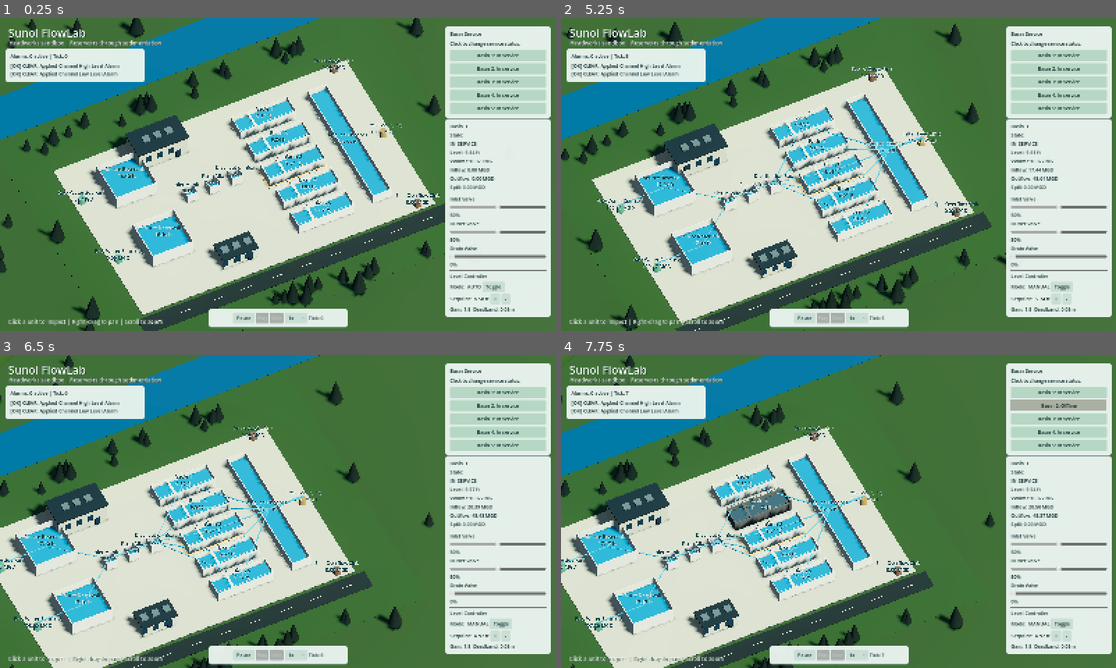
Above: before the commit, frames 1-4 (two rows, left to right).
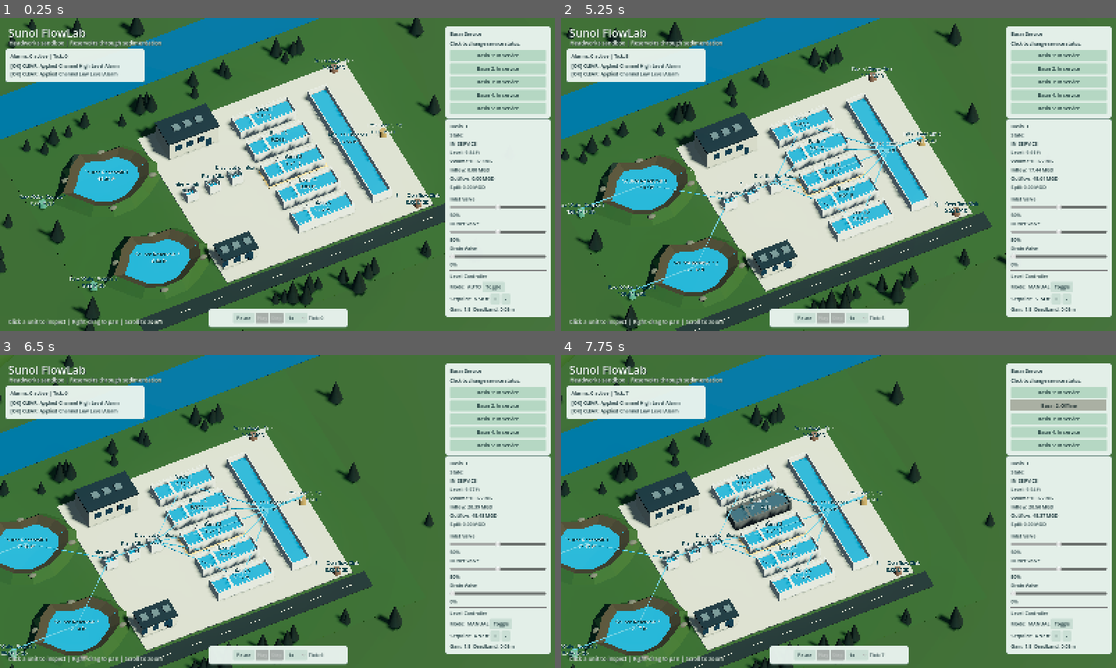
Above: after the commit, the same moments.

Repository: boxwrench/Sunol-Flowlab
Game: Godot game, scene res://scenes/plant/headworks_area.tscn
Two runs of this game, one before a commit and one after it. Both use one fixed random seed, a clock stepped at 60 frames per second and the inputs below.
Inputs (mouse positions are in pixels of both pictures, inside the frame that each line leads up to):
- Up to frame 1 (0.25 s): no input
- Up to frame 2 (5.25 s): click "1x" at 0.5 s; click "Toggle" at 1.25 s; click "+" at 2 s; click "-" at 2.75 s; click "Basin 1: In service" at 3.5 s; click "Basin 1: Offline" at 4.25 s; tap Enter at 5 s; move the mouse to (960, 158) at 5.02 s; hold D from 5.03 s (still down); hold Shift from 5.03 s (still down); click (960, 158) at 5.17 s
- Up to frame 3 (6.5 s): release D at 5.75 s; release Shift at 5.75 s; tap Enter at 5.75 s; drag from (166, 527) to (249, 574) at 5.77 s
- Up to frame 4 (7.75 s): click "Basin 2: In service" at 6.5 s; click "Basin 2: Offline" at 7.25 s

The runs differ from the first frame. In frame 1, 10% of the frame differs, in the area x 3-79%, y 13-96%; in frame 2, 10%, in the area x 0-75%, y 16-98%; in frame 3, 9.0%; in frame 4, 9.0%.

Commit message:
fix: show the source reservoirs as lakes with natural banks
The user clarified that the raw-water reservoirs are lakes. Their existing presentation-map mesh_path now explicitly selects a native lake scene with an irregular bed, low sloping earth banks, shore rocks and snapshot-driven water. The concrete plant apron stops beside the lakes. The shared unit adapter remains the only level-mapping authority; the new geometry class does not read the engine or calculate volume/flow. Refreshed the running/offline screenshots and reopened the playable preview.

No unit-ID substring/capacity classification selects the lake shape. No hydraulic fields, schemas, storage capacities, initial conditions, flow/control behavior or downstream stages changed. WP4.7 remains open. Changed files and display scales are recorded in docs/HEADWORKS_VISUAL_PREVIEW.md and docs/PRESENTATION_MAPPING.md.

Executed full GUT output (before the final shore-height adjustment):
Scripts              34
Tests               110
Passing Tests       110
Asserts           513421
Time              170.195s
---- All tests passed! ----
Loaded test-script count: 34
Verified 34 of 34 test scripts; Godot exit status 0.
Total collected 110; passed 110; failed 0.

After the final geometry adjustment, the relevant presentation suite executed:
Scripts               2
Tests                 9
Passing Tests         9
Asserts              92
Time              0.496s
Verified 2 of 2 test scripts; Godot exit status 0.
Total collected 9; passed 9; failed 0.

Schema validation accepted 17 valid plant JSON files and rejected 6 invalid fixtures, exit 0. Graphical captures at ticks 120/200 saved successfully; real viewport picking passed. Screenshot review caught and fixed mesh winding and water spilling visually outside the banks before delivery. File endings and git diff --check verified. CI runs the final full suite on this commit. Remaining limits: illustrative reservoir geography/visual depth, existing shutdown cleanup diagnostics (4,937 instances/6 resources in full tests; 129/6 in the scene), no new downstream stages or hydraulic modeling.

Diff:
--- a/config/plants/phase3_headworks/presentation_map.json
+++ b/config/plants/phase3_headworks/presentation_map.json
@@ -3,23 +3,25 @@
   "units": [
     {
       "unit_id": "EXTERNAL_SOURCE_01",
-      "position_m": [-38, 0, -13],
+      "position_m": [-47, 0, -16],
       "rotation_deg": [0.0, 0.0, 0.0]
     },
     {
       "unit_id": "EXTERNAL_SOURCE_02",
-      "position_m": [-38, 0, 7],
+      "position_m": [-47, 0, 12],
       "rotation_deg": [0.0, 0.0, 0.0]
     },
     {
       "unit_id": "RESERVOIR_01",
-      "position_m": [-26, 0, -13],
-      "rotation_deg": [0.0, 0.0, 0.0]
+      "position_m": [-30, 0, -16],
+      "rotation_deg": [0.0, 0.0, 0.0],
+      "mesh_path": "res://scenes/process_units/reservoirs/lake_reservoir.tscn"
     },
     {
       "unit_id": "RESERVOIR_02",
-      "position_m": [-26, 0, 7],
-      "rotation_deg": [0.0, 0.0, 0.0]
+      "position_m": [-30, 0, 12],
+      "rotation_deg": [0.0, 0.0, 0.0],
+      "mesh_path": "res://scenes/process_units/reservoirs/lake_reservoir.tscn"
     },
     {
       "unit_id": "MANIFOLD_01",
--- /dev/null
+++ b/scenes/process_units/reservoirs/lake_reservoir.tscn
@@ -0,0 +1,6 @@
+[gd_scene load_steps=2 format=3]
+
+[ext_resource type="Script" path="res://scripts/presentation/headworks/headworks_lake_visual.gd" id="1_lake"]
+
+[node name="LakeReservoir" type="Node3D"]
+script = ExtResource("1_lake")
--- /dev/null
+++ b/scripts/presentation/headworks/headworks_lake_visual.gd
@@ -0,0 +1,76 @@
+class_name HeadworksLakeVisual
+extends Node3D
+
+# Native, static shoreline geometry. The parent unit adapter alone applies levels.
+const VISUAL_SIZE := Vector3(26, 1.6, 22)
+var water_mesh: MeshInstance3D
+
+func _ready() -> void:
+    var bed := SurfaceTool.new()
+    var banks := SurfaceTool.new()
+    var water := SurfaceTool.new()
+    bed.begin(Mesh.PRIMITIVE_TRIANGLES)
+    banks.begin(Mesh.PRIMITIVE_TRIANGLES)
+    water.begin(Mesh.PRIMITIVE_TRIANGLES)
+    var shoreline: Array[Vector3] = []
+    for i in range(14):
+        var angle := TAU * float(i) / 14.0
+        var radius := 1.0 + 0.08 * sin(i * 2.1) + 0.06 * cos(i * 3.7)
+        shoreline.append(Vector3(cos(angle) * 11.0 * radius, 0, sin(angle) * 8.8 * radius))
+    for i in range(shoreline.size()):
+        var a := shoreline[i]
+        var b := shoreline[(i + 1) % shoreline.size()]
+        var inner_a := a * 0.6
+        var inner_b := b * 0.6
+        var crest_a := a * 0.95 + Vector3(0, 1.9 + 0.14 * sin(i), 0)
+        var crest_b := b * 0.95 + Vector3(0, 1.9 + 0.14 * sin(i + 1), 0)
+        var outer_a := a * 1.18 + Vector3(0, -0.35, 0)
+        var outer_b := b * 1.18 + Vector3(0, -0.35, 0)
+        _triangle(bed, Vector3.ZERO, inner_b, inner_a)
+        _triangle(bed, inner_a, inner_b, crest_b)
+        _triangle(bed, inner_a, crest_b, crest_a)
+        _triangle(banks, crest_a, crest_b, outer_b)
+        _triangle(banks, crest_a, outer_b, outer_a)
+        # Broad plane extends beneath banks. Their sloping geometry reveals the
+        # shoreline as the snapshot-driven surface rises or falls.
+        _triangle(water, Vector3.ZERO, b * 0.95, a * 0.95)
+    _add_mesh("LakeBed", bed.commit(), _material(Color("877b59")))
+    _add_mesh("NaturalBanks", banks.commit(), _material(Color("789653")))
+    water_mesh = _add_mesh("LakeWater", water.commit(), _material(Color("42b9cd")))
+    water_mesh.visible = false
+    var rock_material := _material(Color("a4a594"))
+    for i in [1, 4, 8, 11]:
+        var rock := SphereMesh.new()
+        rock.radius = 0.8
+        rock.height = 1.3
+        rock.radial_segments = 6
+        rock.rings = 3
+        var node := _add_mesh("ShoreRock", rock, rock_material)
+        node.position = shoreline[i] * 1.02 + Vector3(0, 1.5, 0)
+        node.scale = Vector3(1.4, 0.8, 1.0)
+
+func _triangle(surface: SurfaceTool, a: Vector3, b: Vector3, c: Vector3) -> void:
+    var normal := (b - a).cross(c - a).normalized()
+    # Upward normals and Godot's clockwise front-face winding.
+    if normal.y < 0:
+        var swap := b
+        b = c
+        c = swap
+        normal = -normal
+    for vertex in [a, c, b]:
+        surface.set_normal(normal)
+        surface.add_vertex(vertex)
+
+func _add_mesh(label: String, mesh: Mesh, material: StandardMaterial3D) -> MeshInstance3D:
+    var node := MeshInstance3D.new()
+    node.name = label
+    node.mesh = mesh
+    node.material_override = material
+    add_child(node)
+    return node
+
+func _material(color: Color) -> StandardMaterial3D:
+    var material := StandardMaterial3D.new()
+    material.albedo_color = color.srgb_to_linear()
+    material.roughness = 0.9
+    return material
--- a/scripts/presentation/headworks/headworks_site_visual.gd
+++ b/scripts/presentation/headworks/headworks_site_visual.gd
@@ -8,11 +8,11 @@
     var pine := _material(Color("365c45"))
     var trunk := _material(Color("76614b"))
     _box("SiteLand", Vector3(100, 2, 78), Vector3(0, -1.4, 0), grass)
-    _box("PlantApron", Vector3(78, 0.3, 49), Vector3(-1, -0.15, 0), concrete)
+    _box("PlantApron", Vector3(55, 0.3, 49), Vector3(10, -0.15, 0), concrete)
     _box("ServiceRoad", Vector3(82, 0.12, 5), Vector3(-1, 0.02, 28), asphalt)
     for x in range(-38, 39, 8):
         _box("RoadMark", Vector3(3, 0.03, 0.15), Vector3(x, 0.09, 28), concrete)
-    _building(Vector3(-15, 0, -19), Vector3(13, 6, 7), concrete)
+    _building(Vector3(-7, 0, -19), Vector3(13, 6, 7), concrete)
     _building(Vector3(-12, 0, 18), Vector3(9, 3.5, 5), concrete)
     var river := _material(Color("459ab1"))
     _box("ScenicRiver", Vector3(180, 0.1, 12), Vector3(0, -0.4, -45), river)
--- a/scripts/presentation/headworks/headworks_unit_visual.gd
+++ b/scripts/presentation/headworks/headworks_unit_visual.gd
@@ -26,6 +26,7 @@
 var _last_level_m: float = 0.0
 var _walls: Array[MeshInstance3D] = []
 var _selection_mesh: MeshInstance3D = null
+var _lake_visual: HeadworksLakeVisual = null
 
 func configure(definition: Dictionary, placement: Dictionary) -> void:
 	unit_id = StringName(definition.get("unit_id", ""))
@@ -46,7 +47,7 @@
 	_last_level_m = float(unit_snap.get("level_m", 0.0))
 	_fill_ratio = 0.0
 
-	if _body_mesh != null:
+	if _body_mesh != null and _lake_visual == null:
 		var body_material: StandardMaterial3D = _body_mesh.get_active_material(0) as StandardMaterial3D
 		if body_material != null:
 			body_material.albedo_color = _body_color(in_service)
@@ -62,7 +63,10 @@
 			var water_mesh: BoxMesh = _water_mesh.mesh as BoxMesh
 			if water_mesh != null:
 				water_mesh.size = Vector3(_size.x - 0.45, water_height, _size.z - 0.45)
-			_water_mesh.position = Vector3(0.0, (water_height * 0.5) + 0.05, 0.0)
+			if _lake_visual != null:
+				_water_mesh.position.y = water_height + 0.05
+			else:
+				_water_mesh.position = Vector3(0.0, (water_height * 0.5) + 0.05, 0.0)
 			var water_material: StandardMaterial3D = _water_mesh.get_active_material(0) as StandardMaterial3D
 			if water_material != null:
 				water_material.albedo_color = (Color("42b9cd") if in_service else Color("7c9297")).srgb_to_linear()
@@ -86,6 +90,7 @@
 
 func _build_visual() -> void:
 	_walls.clear()
+	_lake_visual = null
 	for child in get_children():
 		child.queue_free()
 
@@ -96,6 +101,9 @@
 			instance.name = "CustomMesh"
 			add_child(instance)
 			instance.scale = mesh_scale_m
+			if instance is HeadworksLakeVisual:
+				_lake_visual = instance
+				_size = HeadworksLakeVisual.VISUAL_SIZE
 			_body_mesh = _find_first_mesh(instance)
 		else:
 			_body_mesh = null
@@ -114,11 +122,14 @@
 		add_child(_body_mesh)
 
 	if unit_type == "StorageUnit":
-		_water_mesh = MeshInstance3D.new()
-		_water_mesh.mesh = BoxMesh.new()
+		if _lake_visual != null:
+			_water_mesh = _lake_visual.water_mesh
+		else:
+			_water_mesh = MeshInstance3D.new()
+			_water_mesh.mesh = BoxMesh.new()
+			add_child(_water_mesh)
 		_water_mesh.visible = false
-		_water_mesh.set_surface_override_material(0, _make_water_material())
-		add_child(_water_mesh)
+		_water_mesh.material_override = _make_water_material()
 	else:
 		_water_mesh = null
 
@@ -130,7 +141,7 @@
 	_label.outline_modulate = Color("edf2e9")
 	_label.outline_size = 3
 	var label_height := _size.y + 0.75
-	if mesh_path != "":
+	if mesh_path != "" and _lake_visual == null:
 		label_height = max(mesh_scale_m.y * 3.0, 3.0)
 	_label.position = Vector3(0.0, label_height, 0.0)
 	_label.text = display_name
--- a/tests/unit/presentation/test_presentation_adapter.gd
+++ b/tests/unit/presentation/test_presentation_adapter.gd
@@ -1,6 +1,31 @@
 extends "res://addons/gut/test.gd"
 
 const ADAPTER_SCRIPT = preload("res://scripts/presentation/headworks/headworks_presentation_adapter.gd")
+
+func test_lake_custom_scene_preserves_snapshot_level_mapping() -> void:
+	var map := PresentationMapHandler.load_map("res://config/plants/phase3_headworks/presentation_map.json")
+	var lake_path := "res://scenes/process_units/reservoirs/lake_reservoir.tscn"
+	for entry in map.units:
+		if entry.unit_id in ["RESERVOIR_01", "RESERVOIR_02"]:
+			assert_eq(entry.mesh_path, lake_path, "Both source reservoirs use the explicit lake scene")
+	var visual := HeadworksUnitVisual.new()
+	add_child_autofree(visual)
+	visual.configure({"unit_id": "RESERVOIR_01", "display_name": "Source Reservoir 1",
+		"type": "StorageUnit", "maximum_volume_m3": 1000.0, "max_level_m": 10.0}, {"mesh_path": lake_path})
+	assert_true(visual._lake_visual is HeadworksLakeVisual)
+	assert_eq(visual._walls.size(), 0, "Lake shores must not have concrete tank walls")
+	assert_true(visual._water_mesh.mesh is ArrayMesh)
+	var previous_surface := -1.0
+	for level in [0.0, 2.0, 5.0, 10.0]:
+		var snapshot := {"level_m": level, "in_service": true}
+		var original := snapshot.duplicate(true)
+		visual.apply_snapshot(snapshot)
+		assert_eq_deep(snapshot, original)
+		assert_eq(visual.get_last_level_m(), level)
+		assert_gte(visual._water_mesh.position.y, previous_surface)
+		previous_surface = visual._water_mesh.position.y
+		assert_eq(visual._water_mesh.visible, level > 0.0)
+	assert_almost_eq(visual._water_mesh.position.y, 1.50, 1e-6)
 
 func test_open_basin_water_mapping_is_monotone_and_snapshot_is_unchanged() -> void:
 	var visual := HeadworksUnitVisual.new()
Binary file changed: docs/images/headworks-visual-offline.png
Binary file changed: docs/images/headworks-visual-preview.png
Not shown, added: scripts/presentation/headworks/headworks_lake_visual.gd.uid
Not shown, changed: CHANGELOG.md
Not shown, changed: docs/HEADWORKS_VISUAL_PREVIEW.md
Not shown, changed: docs/PRESENTATION_MAPPING.md
